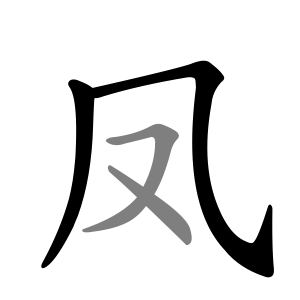
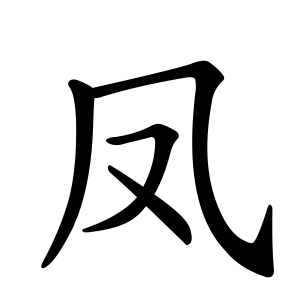
Layer changes from the first (300, 300) image to the second:
renamed "Frame (100ms) #17" to "Frame (500ms) #17", hid it over [41, 60, 274, 274]
hid "Frame (1000ms) #1" over [41, 60, 274, 274]
showed "Background (1000ms)" over [41, 60, 274, 274]
